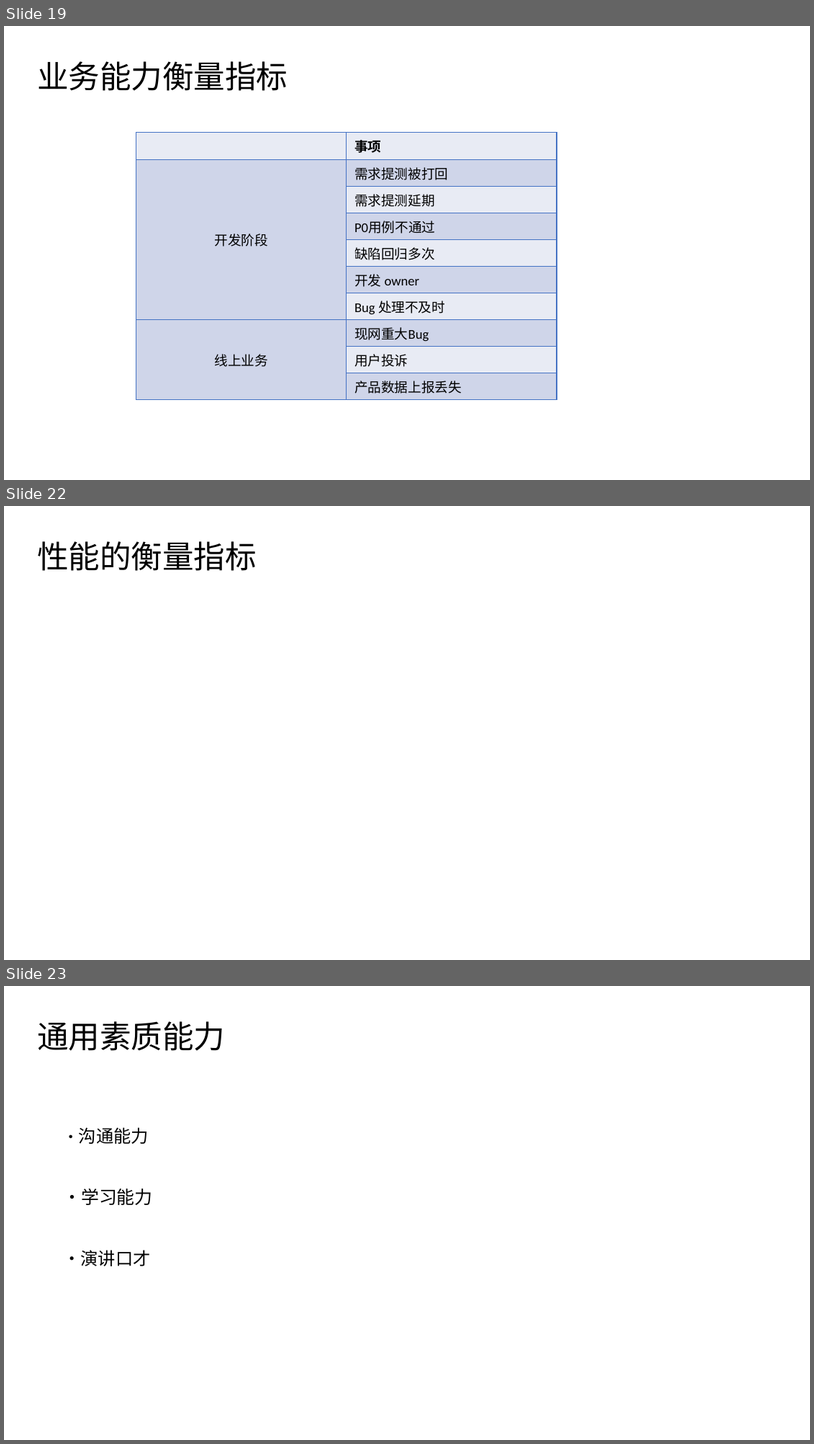
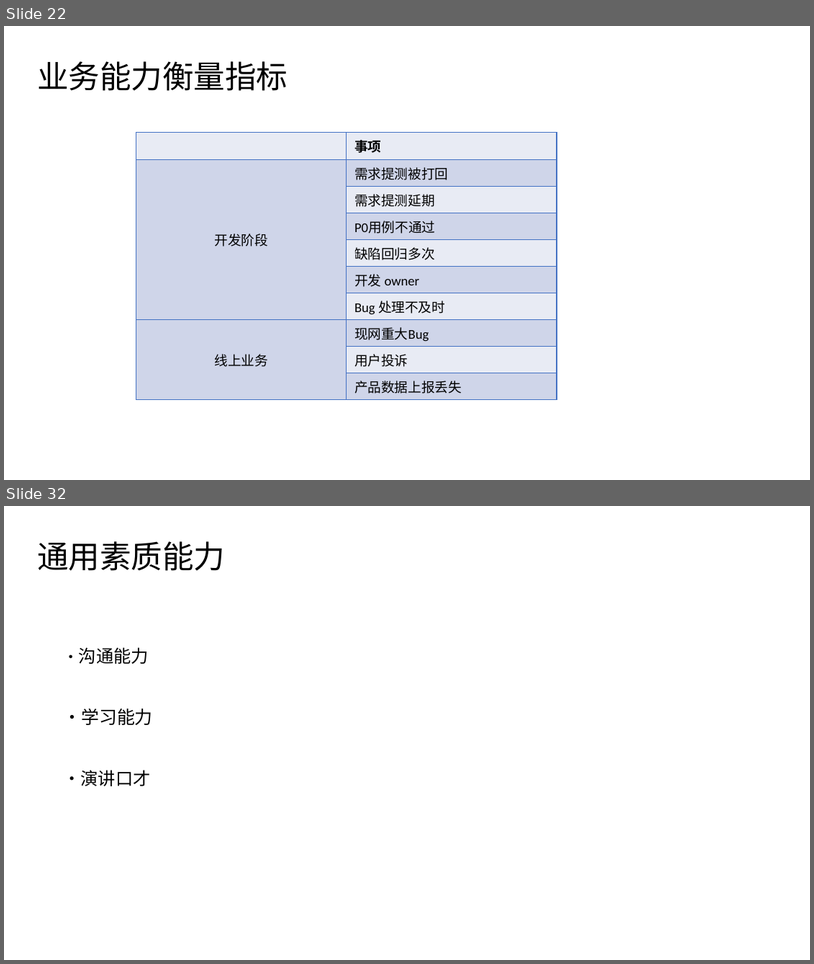
Before and after one commit to cpselvis/sharing, a slide deck: ppt/腾讯课堂Next公开课2019-3-7/《学习前端如何打造核心竞争力》 .pptx. Shown one above the other, each under a label of ours: slides 19, 22 and 23 before the commit, slides 22 and 32 after it; the slides between them are not shown. The pictures are 814x1444 and 814x964 pixels, drawn with LibreOffice and Linux fonts; fonts in the diff are those of the drawing; background and template pictures are left out. Boxes give left, top, right and bottom in pixels: in the first picture for what was removed or moved away, otherwise in the second. Text is boxed around its words. In the diff, an @@ line names an element or a change of style, - is before the commit and + after.

```diff
--- a/ppt/腾讯课堂Next公开课2019-3-7/《学习前端如何打造核心竞争力》 .pptx
+++ b/ppt/腾讯课堂Next公开课2019-3-7/《学习前端如何打造核心竞争力》 .pptx
@@ slide 22 removed at bbox=[4, 506, 810, 960], background #FFFFFF @@
@@ text removed at bbox=[37, 541, 257, 571] @@
-性能的衡量指标
@@ what was slide 19 is now slide 22 @@
@@ what was slide 23 is now slide 32 @@
```
Also in this commit, not shown: 2 slides changed, 10 slides added, 1 other file.
